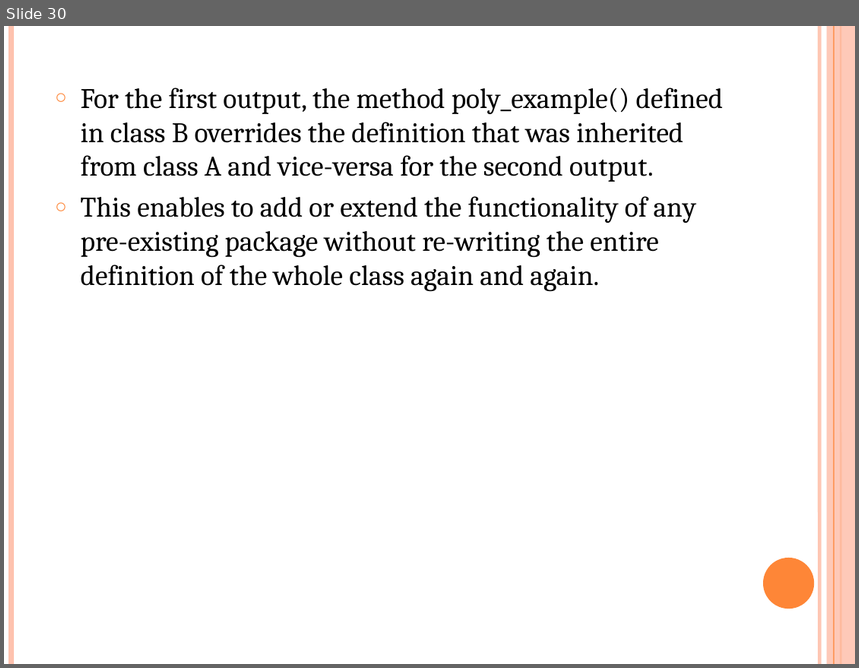
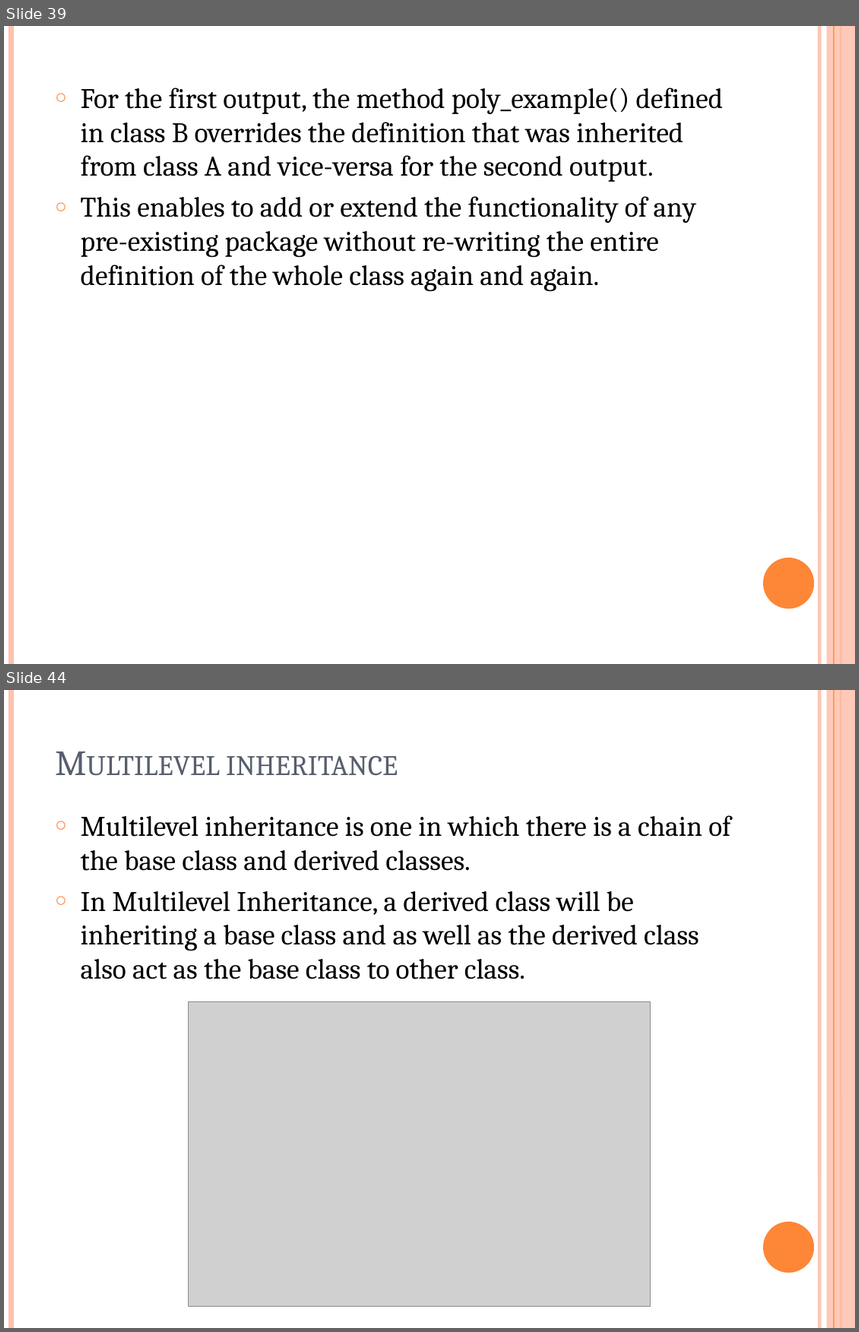
Before and after one commit to srivalli-project/BI_Team_Status, a slide deck: Santhoshi/PerlOOPs.pptx. Shown one above the other, each under a label of ours: slide 30 before the commit, slides 39 and 44 after it; the slides between them are not shown. The pictures are 859x668 and 859x1332 pixels, drawn with LibreOffice and Linux fonts; fonts in the diff are those of the drawing; grey boxes stand for pictures. Boxes give left, top, right and bottom in pixels: in the first picture for what was removed or moved away, otherwise in the second. Text is boxed around its words. In the diff, an @@ line names an element or a change of style, - is before the commit and + after.

```diff
--- a/Santhoshi/PerlOOPs.pptx
+++ b/Santhoshi/PerlOOPs.pptx
@@ slide 44 added at box(4, 690, 855, 1328), background #FFFFFF; not listed: 6 template elements that a slide beside it also shows @@
@@ title added at box(81, 816, 338, 837), 30 pt, text #575F6D, small capitals @@
+Multilevel inheritance
@@ text added at box(81, 815, 731, 980), 24 pt, text #000000 @@
+○ Multilevel inheritance is one in which there is a chain of the base class and derived classes.
+○ In Multilevel Inheritance, a derived class will be inheriting a base class and as well as the derived class also act as the base class to other class.
@@ picture added at box(189, 1002, 651, 1307) @@
@@ what was slide 30 is now slide 39 @@
```
Also in this commit, not shown: 22 other slides added, 1 slide removed, 7 other files.
